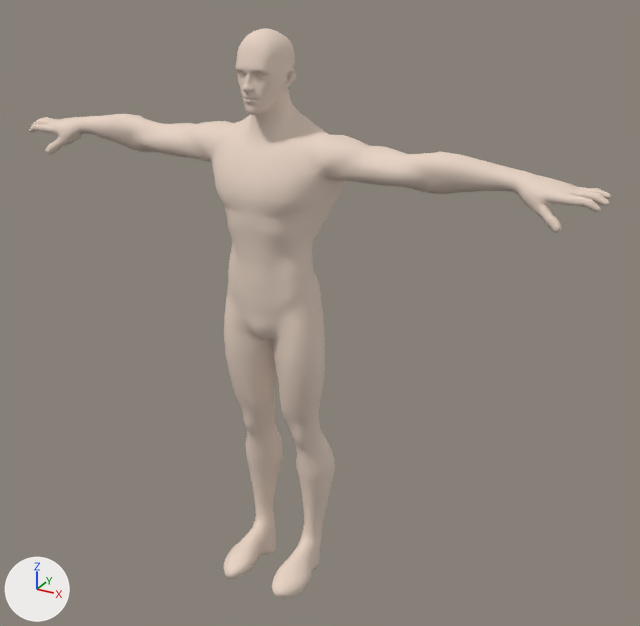
The glTF model models/character/human.gltf as it was, and as the next commit left it.
Camera for both pictures: a 50 mm lens placed at (1.3, -2.11, 2.03), pointed at (0.12, 0.05, 0.95). The lights are fixed; the arrows at lower left show +X, +Y and +Z. The older version comes first. Vertices at exactly the same position are counted once.

Names of what the first picture shows: 'Body'.
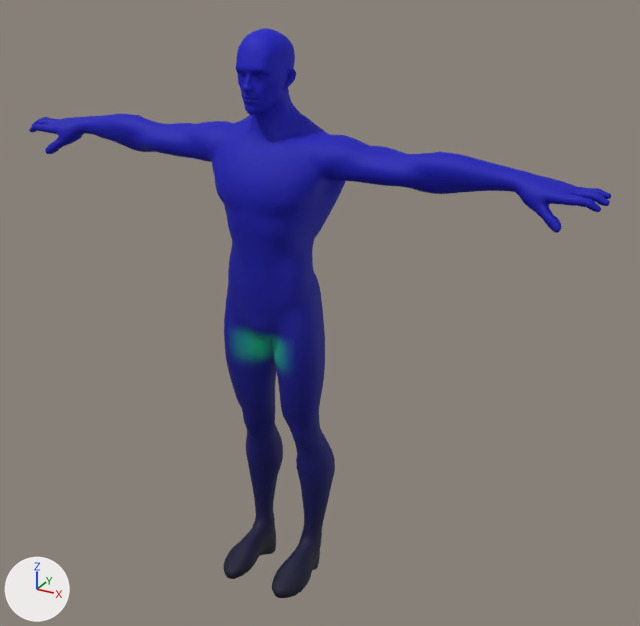
What differs and where, as boxes (x1, y1, x2, y2) in the pictures (640 x 626 px):
'Body', recoloured (darker)
    both: (29, 28, 611, 598)

Edits to the bpy script that builds the scene:
```text
Change mat_body:
    where n0 = _N.new('ShaderNodeBsdfPrincipled'); n0.name = 'Principled BSDF'
    remove n0.inputs[0].default_value = (0.8, 0.65, 0.55, 1.0)  # 'Base Color', pale yellow #e7d3c4
    add n2 = _N.new('ShaderNodeMix'); n2.name = 'Mix'
    add n2.data_type = 'RGBA'
    add n2.blend_type = 'MULTIPLY'
    add n2.inputs[0].default_value = 1.0  # 'Factor'
    add n2.inputs[7].default_value = (0.8, 0.65, 0.55, 1.0)  # 'B', pale yellow #e7d3c4
    add n3 = _N.new('ShaderNodeVertexColor'); n3.name = 'Color Attribute'
    add _L.new(n2.outputs[2], n0.inputs[0])  # 'Result' to 'Base Color'
    add _L.new(n3.outputs[0], n2.inputs[6])  # 'Color' to 'A'
Change me_body:
    where me_body.from_pydata(...)  # 9591 vertices, 19004 faces; spans x -0.93..0.93, y -0.2..0.11, z 0.0..1.78
    used by ob_body; location = (0.0, 0.0, 0.0)
    me_body part 1: vertex colours changed
```
